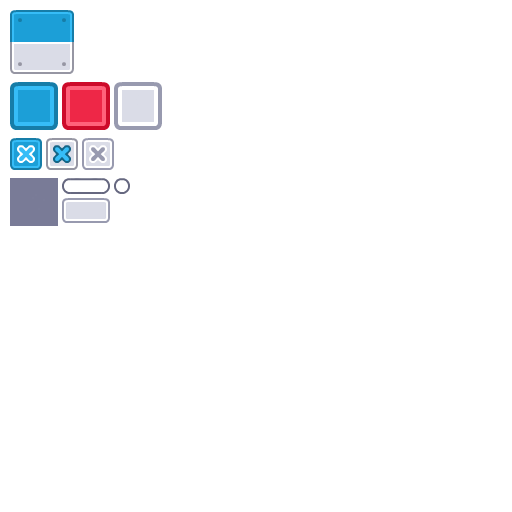
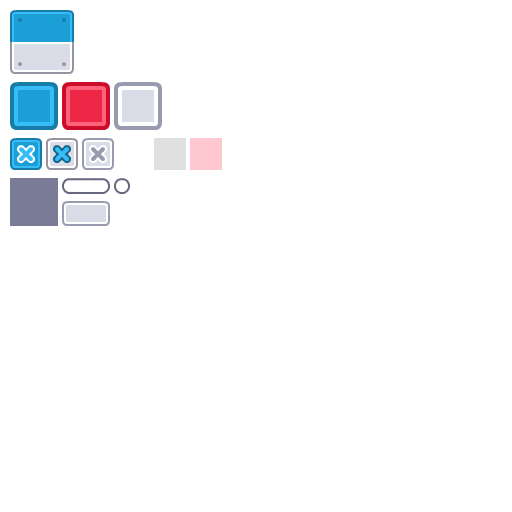
Revision of a layered w=512, h=512 image; what changed, layer by layer:
renamed "레이어 4" to "container", painted on it over [62, 191, 110, 226]
added layer "container pressed" above "container hovered" over [190, 138, 222, 170]
added layer "container hovered" above "container normal" over [154, 138, 186, 170]
